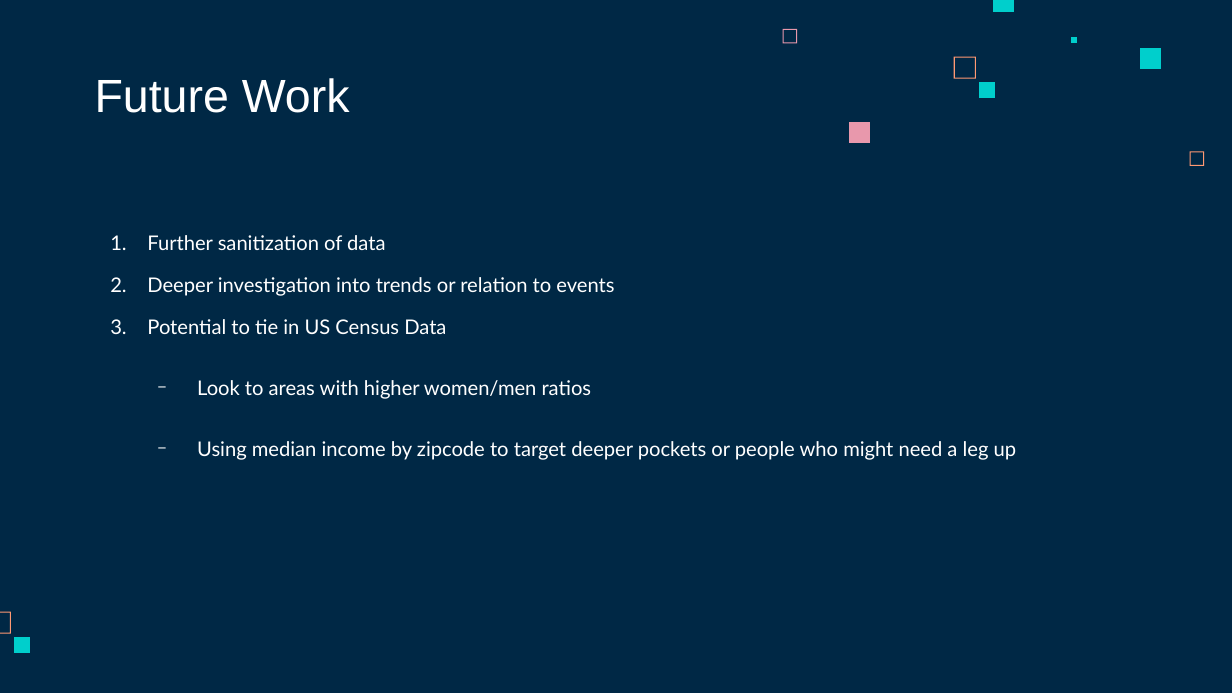
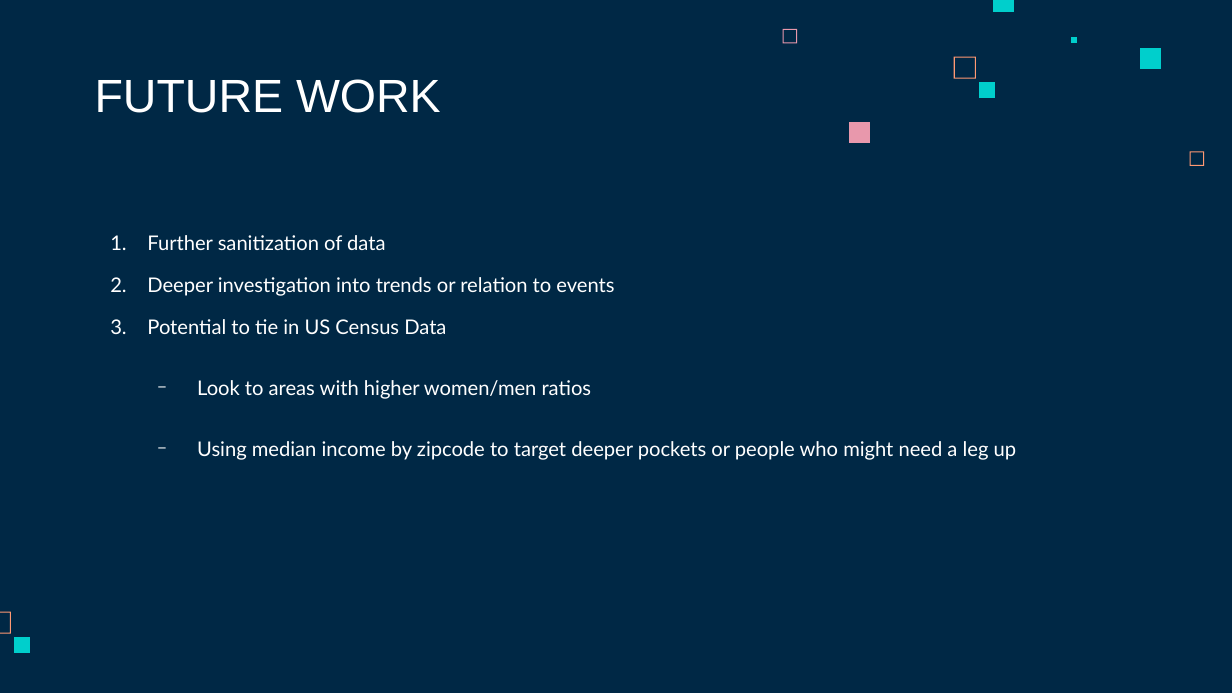
Before and after one commit to maneaterrbug/WTWY_metro_project_MR, a slide deck: slide 7 of deliverables/WTWY_Presentation.odp (slide 8 before the commit). Drawn at 1232x693 pixels with LibreOffice and Linux fonts; fonts in the diff are those of the drawing. Boxes give left, top, right and bottom in pixels: in the first picture for what was removed or moved away, otherwise in the second. Text is boxed around its words. In the diff, an @@ line names an element or a change of style, - is before the commit and + after.

```diff
--- a/deliverables/WTWY_Presentation.odp
+++ b/deliverables/WTWY_Presentation.odp
@@ title at (95,79,441,113): text changed @@
-Future Work
+FUTURE WORK
```
Also in this commit, not shown: 1 slide removed, 1 other file.
